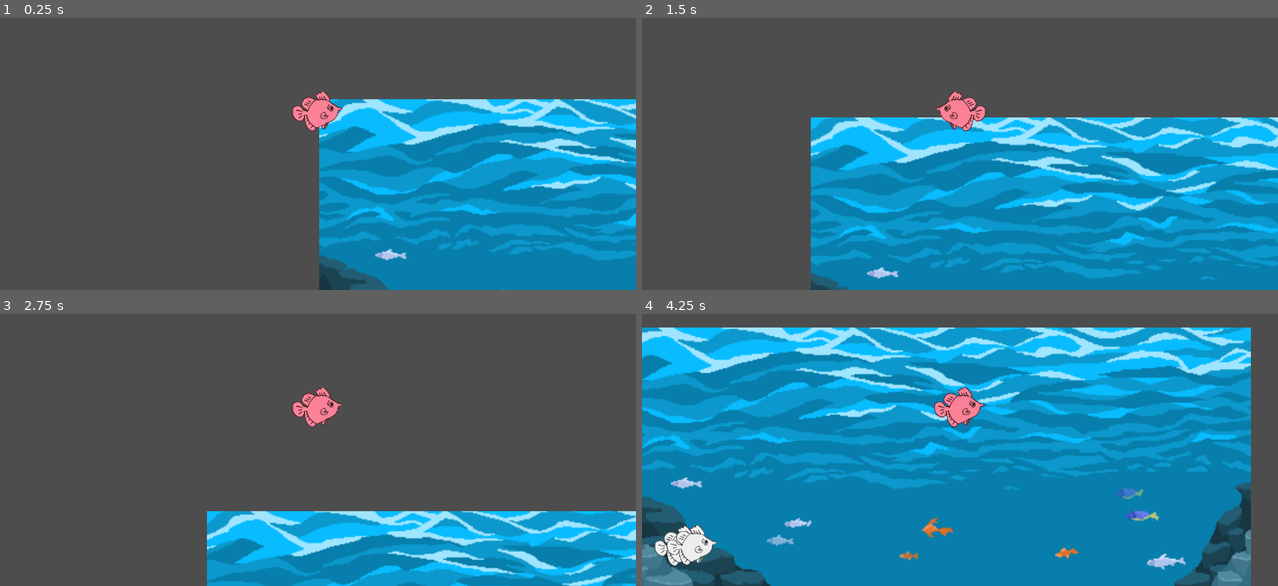
Above: before the commit, frames 1-4 (two rows, left to right).
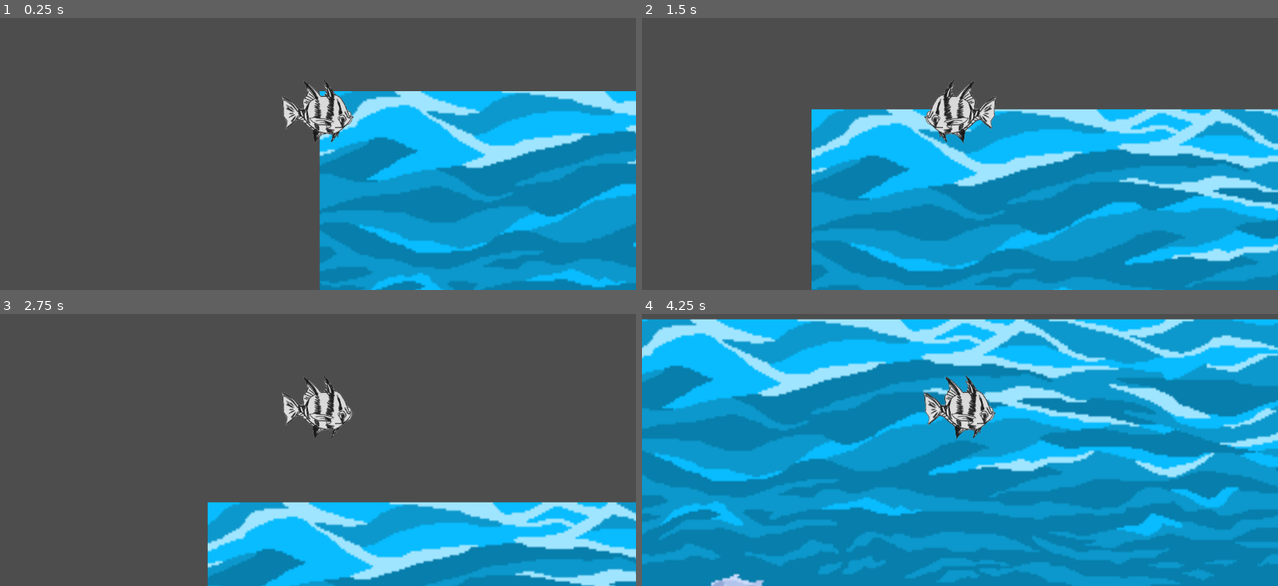
Above: after the commit, the same moments.

Repository: cpbarrett9/fish-game
Game: Godot game, scene res://Scenes/Levels/main.tscn
The game is run twice, just before and just after one commit, with the same random seed, the same clock (stepped at 60 frames per second) and the same inputs.
Inputs (mouse positions are in pixels of both pictures, inside the frame that each line leads up to):
- Up to frame 1 (0.25 s): no input
- Up to frame 2 (1.5 s): tap Enter at 0.5 s; move the mouse to (1099, 94) at 0.52 s; move the mouse to (832, 129) at 1.27 s
- Up to frame 3 (2.75 s): move the mouse to (381, 327) at 2.02 s
- Up to frame 4 (4.25 s): move the mouse to (928, 479) at 2.77 s; move the mouse to (1150, 460) at 3.52 s

The runs differ from the first frame. In frame 1, 25% of the frame differs, in the area x 44-100%, y 22-100%; in frame 2, 32%; in frame 3, 17%; in frame 4, 62%, in the area x 0-100%, y 1-100%.

Commit message:
Zoomed camera, changed Player sprite to striped fish

Diff:
--- a/Scenes/Levels/main.tscn
+++ b/Scenes/Levels/main.tscn
@@ -2,8 +2,8 @@
 
 [ext_resource type="Script" uid="uid://pp5ouem56jyh" path="res://Scripts/main.gd" id="1_7i1ub"]
 [ext_resource type="Script" uid="uid://y2n532cv67ei" path="res://Scripts/player_fish.gd" id="1_s0gyx"]
-[ext_resource type="Texture2D" uid="uid://cn3keth46yi4t" path="res://Sprites/sprite_playerFishRed.png" id="2_nk5xi"]
 [ext_resource type="Script" uid="uid://bxgsnit0wmyd4" path="res://Scripts/spawner.gd" id="4_7i1ub"]
+[ext_resource type="Texture2D" uid="uid://c5srg1m6v0wvf" path="res://Sprites/sprite_stripedFish.png" id="4_w0lsm"]
 [ext_resource type="PackedScene" uid="uid://b5db7dwugwytt" path="res://Scenes/Objects/npc_fish.tscn" id="5_w0lsm"]
 [ext_resource type="Texture2D" uid="uid://dilp0js3hkqe8" path="res://Sprites/background.png" id="6_w0lsm"]
 
@@ -23,14 +23,15 @@
 speed = 2.0
 
 [node name="Sprite2D" type="Sprite2D" parent="PlayerFish"]
-scale = Vector2(0.1, 0.1)
-texture = ExtResource("2_nk5xi")
+scale = Vector2(0.3, 0.3)
+texture = ExtResource("4_w0lsm")
 
 [node name="CollisionShape2D" type="CollisionShape2D" parent="PlayerFish"]
 position = Vector2(-1, 0)
 shape = SubResource("RectangleShape2D_w0lsm")
 
 [node name="Camera2D" type="Camera2D" parent="PlayerFish"]
+zoom = Vector2(1.7, 1.7)
 
 [node name="Spawner" type="Node2D" parent="."]
 script = ExtResource("4_7i1ub")
Renamed: Sprites/sprite_fish5.png -> Sprites/sprite_stripedFish.png
Not shown, changed: Sprites/sprite_stripedFish.png.import
